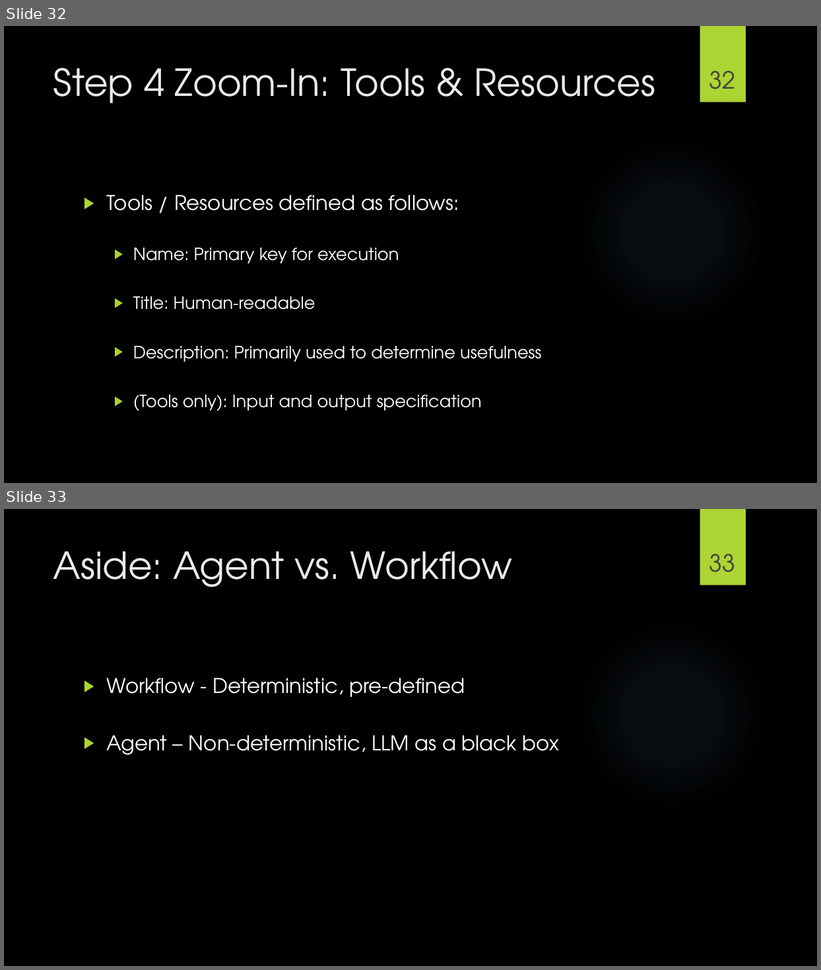
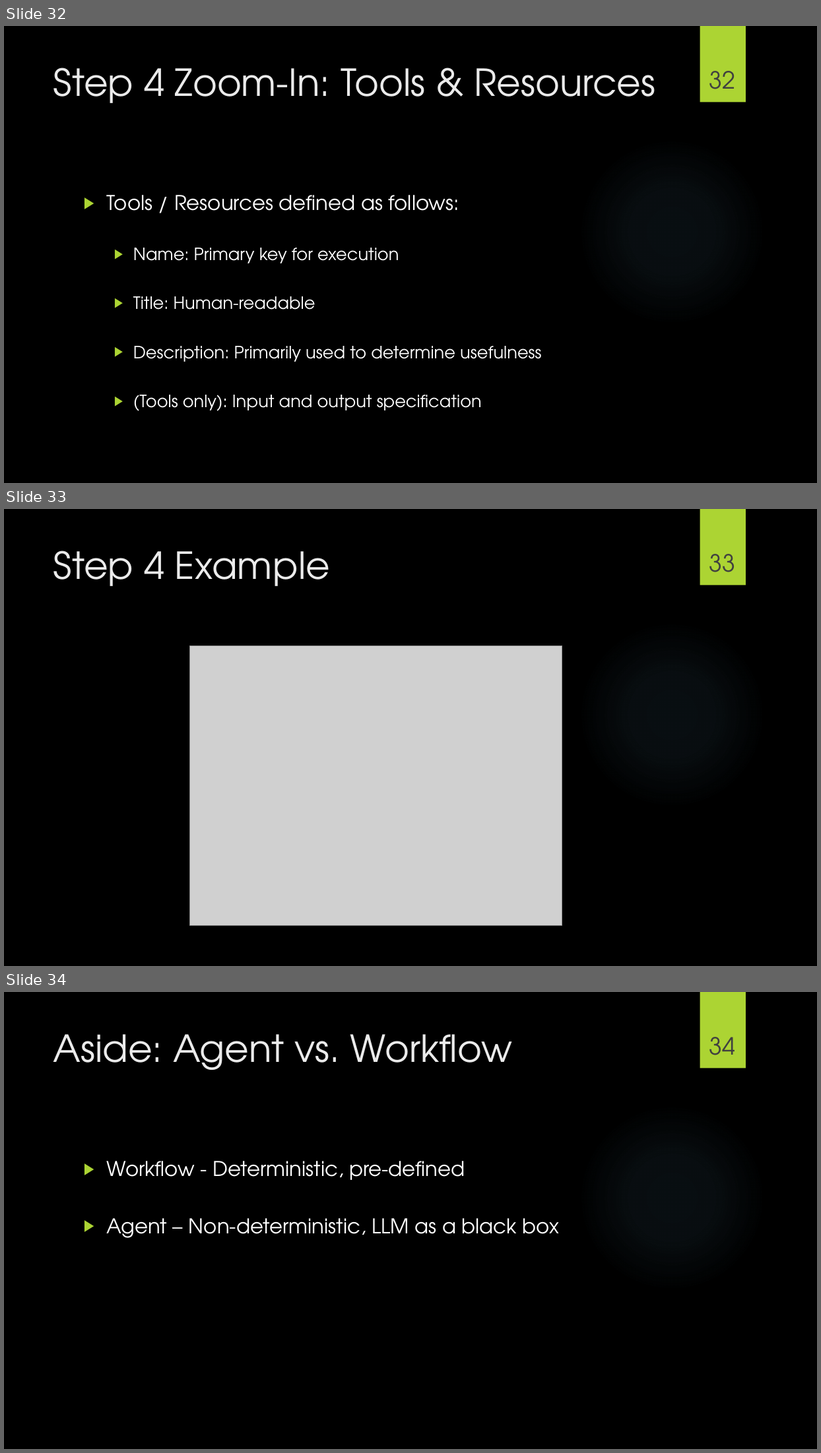
Before and after one commit to frank113/mcp_nycr_demo, a slide deck: slides/mcp_slides.pptx. Shown one above the other, each under a label of ours: slides 32 and 33 before the commit, slides 32, 33 and 34 after it. The pictures are 821x970 and 821x1453 pixels, drawn with LibreOffice and Linux fonts; fonts in the diff are those of the drawing; grey boxes stand for pictures; background and template pictures are left out. Boxes give left, top, right and bottom in pixels: in the first picture for what was removed or moved away, otherwise in the second. Text is boxed around its words. In the diff, an @@ line names an element or a change of style, - is before the commit and + after.

Commit message:
Bump slides

```diff
--- a/slides/mcp_slides.pptx
+++ b/slides/mcp_slides.pptx
@@ slide 33 added at bbox=[4, 509, 817, 966], background picture (left out); not listed: 2 template elements that a slide beside it also shows @@
@@ title added at bbox=[54, 551, 330, 586], 44 pt, text #EBEBEB @@
+Step 4 Example
@@ page number added at bbox=[710, 554, 736, 572], 28 pt, text #404040 @@
+33
@@ picture added at bbox=[190, 646, 563, 925] @@
@@ what was slide 33 is now slide 34 @@
@@ page number at bbox=[710, 1037, 736, 1055]: text changed @@
-33
+34
```
